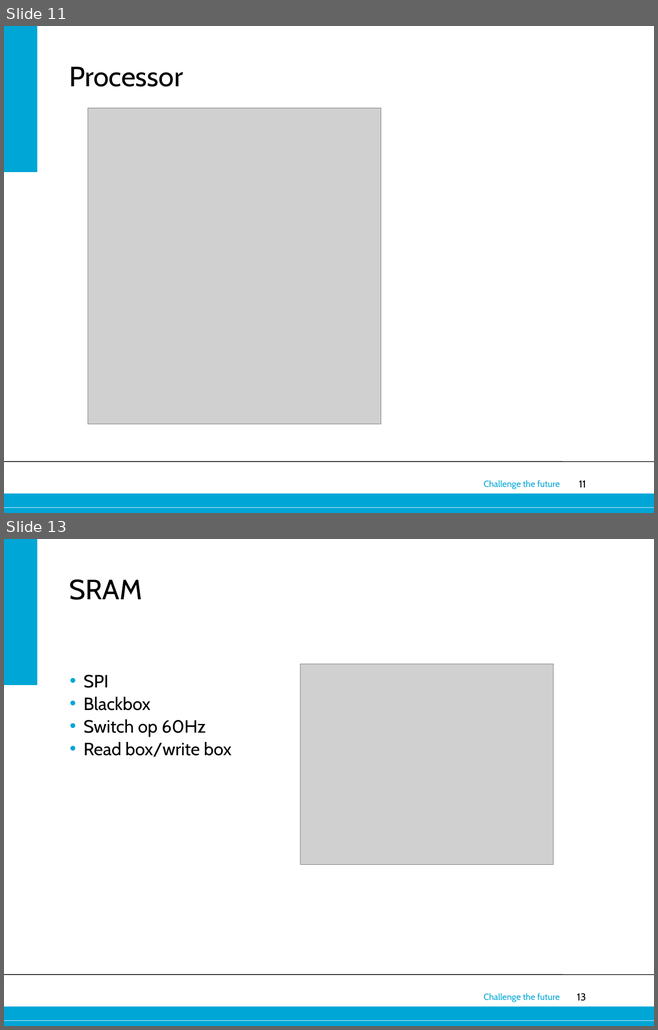
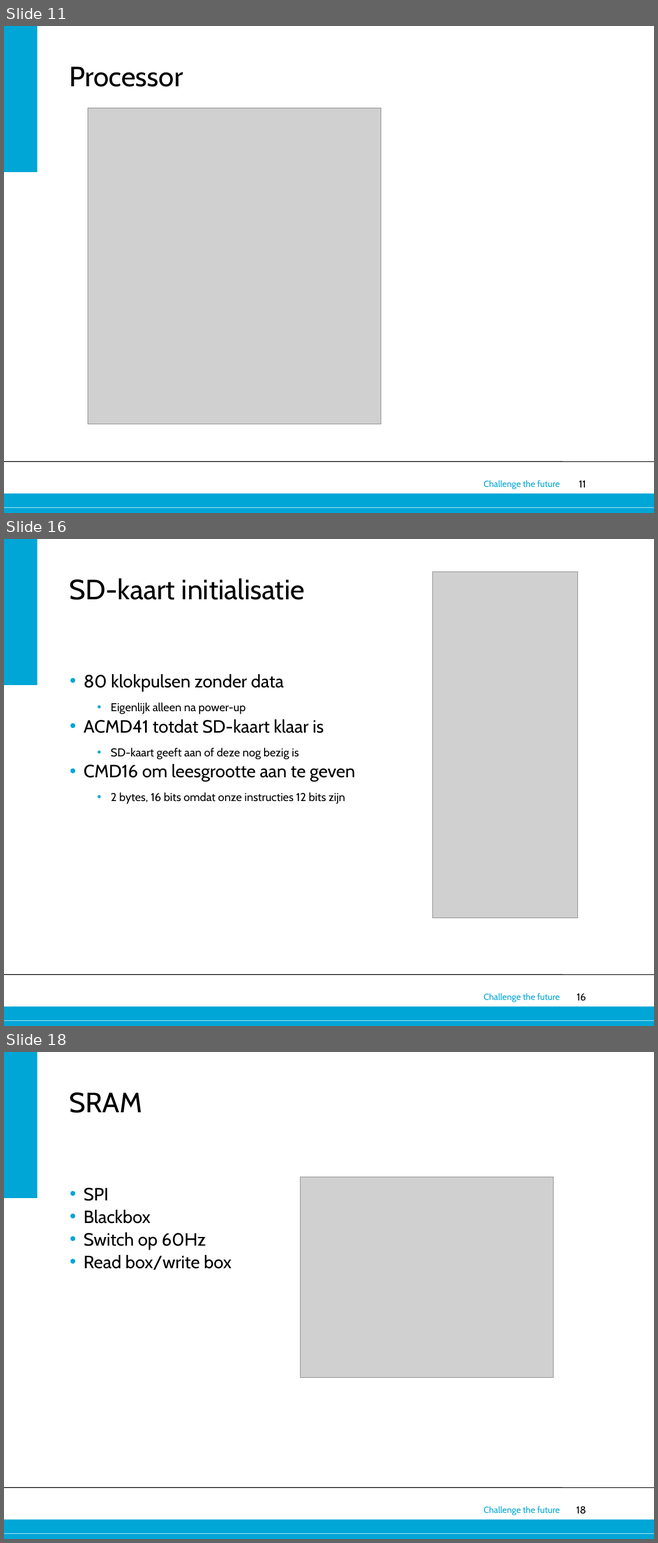
Before and after one commit to 0v3rf10w/epo3a5, a slide deck: Eindpresentatie.pptx. Shown one above the other, each under a label of ours: slides 11 and 13 before the commit, slides 11, 16 and 18 after it; the slides between them are not shown. The pictures are 658x1030 and 658x1543 pixels, drawn with LibreOffice and Linux fonts; fonts in the diff are those of the drawing; grey boxes stand for pictures; background and template pictures are left out. Boxes give left, top, right and bottom in pixels: in the first picture for what was removed or moved away, otherwise in the second. Text is boxed around its words. In the diff, an @@ line names an element or a change of style, - is before the commit and + after.

```diff
--- a/Eindpresentatie.pptx
+++ b/Eindpresentatie.pptx
@@ slide 16 added at (4, 539, 654, 1026), background #FFFFFF; not listed: 6 template elements that a slide beside it also shows @@
@@ picture added at (432, 571, 577, 918) @@
@@ title added at (69, 578, 304, 600), 44 pt, text #000000 @@
+SD-kaart initialisatie
@@ text added at (83, 674, 355, 804), 18 pt, text #000000 @@
+• 80 klokpulsen zonder data
+  • Eigenlijk alleen na power-up
+• ACMD41 totdat SD-kaart klaar is
+  • SD-kaart geeft aan of deze nog bezig is
+• CMD16 om leesgrootte aan te geven
+  • 2 bytes, 16 bits omdat onze instructies 12 bits zijn
@@ what was slide 13 is now slide 18 @@
@@ page number at (576, 1506, 586, 1514): text changed @@
-13
+18
```
Also in this commit, not shown: 1 slide changed, 4 other slides added, 8 other files.
